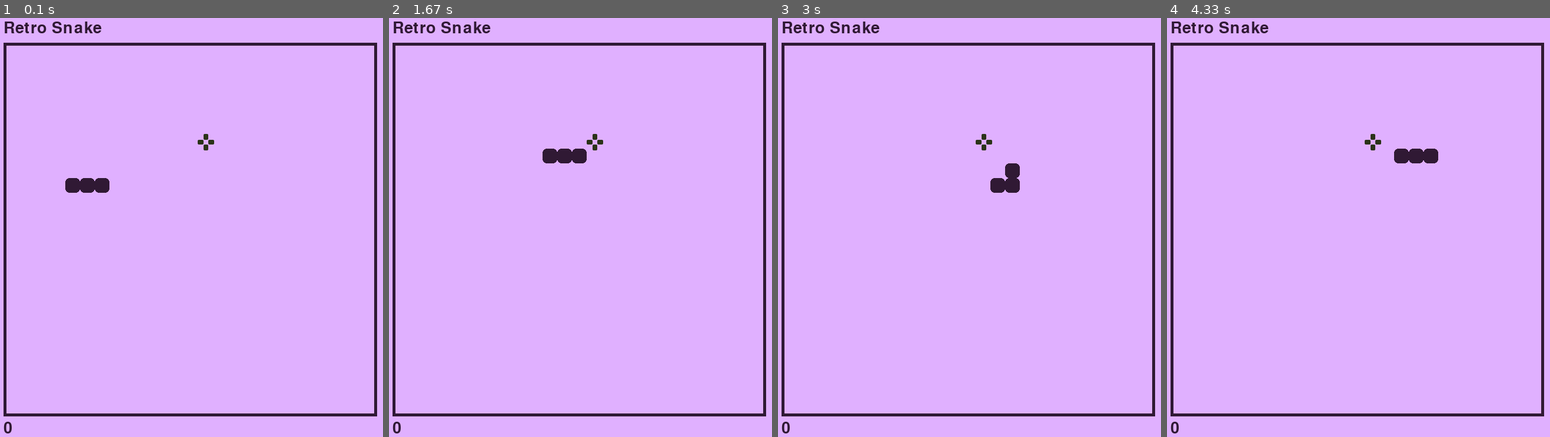
Above: before the commit, frames 1-4 (left to right).
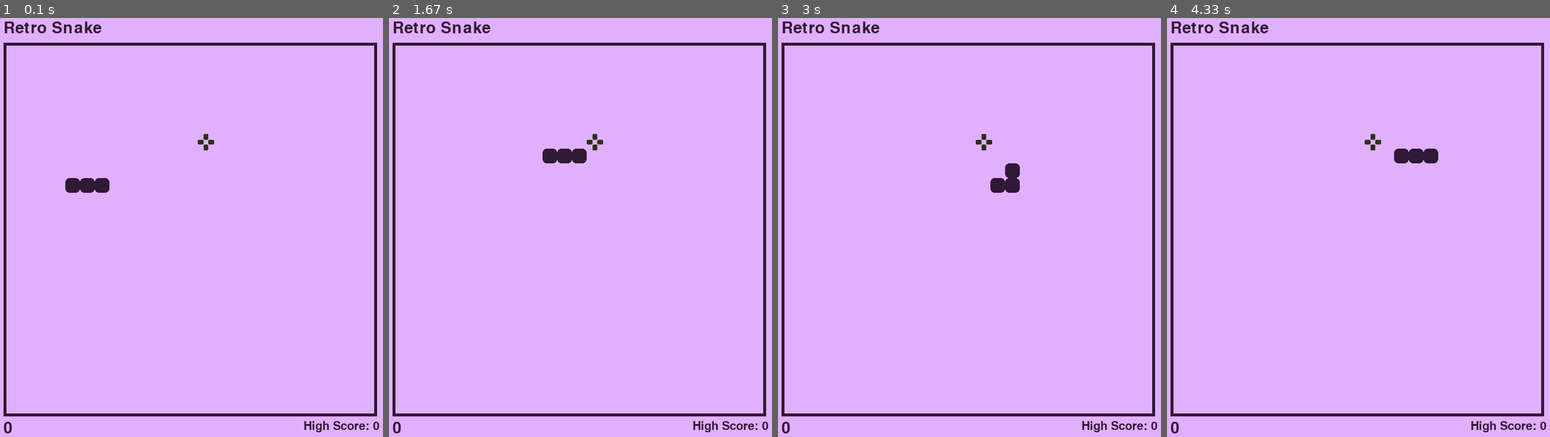
Above: after the commit, the same moments.

Repository: hchadha28/SnakePygame
Game: pygame game, started from game1.py
The game is run twice, just before and just after one commit, with the same random seed, the same clock (stepped at 60 frames per second) and the same inputs.
Inputs:
- Up to frame 1 (0.1 s): no input
- Up to frame 2 (1.67 s): hold Up 0.83-1.3 s; hold Right from 1.33 s (still down)
- Up to frame 3 (3 s): release Right at 1.8 s; hold Down 2.4-2.7 s; hold Left from 2.73 s (still down)
- Up to frame 4 (4.33 s): release Left at 3.13 s; hold Up 3.17-3.53 s; hold Right 3.57-4.2 s; hold Down from 4.23 s (still down)

The runs differ from the first frame. In frame 1, 0.2% of the frame differs, in the area x 79-100%, y 96-99%; in frame 2, 0.2%; in frame 3, 0.2%; in frame 4, 0.2%.

Commit message:
Additions: Speed, High Score

Diff:
--- a/game1.py
+++ b/game1.py
@@ -24,6 +24,7 @@
 #                3. blit the score surface (copy image surface on the screen surface)
 title_font = pygame.font.Font(None, 40)
 score_font = pygame.font.Font(None, 27)
+high_score_font = pygame.font.Font(None, 30)
 DARK_PURPLE = (48, 25, 52)
 MAUVE = (224, 176, 255)
 
@@ -113,6 +114,7 @@
 class Game:
     def __init__(self):
         self.score = 0
+        self.high_score = 0
         self.snake = Snake()
         self.food = Food(self.snake.body)
         self.state = "RUNNING"
@@ -131,10 +133,14 @@
 
     def check_collision_with_food(self):
         if self.snake.body[0] == self.food.position:
-            self.food.position = self.food.generate_food_near_head(self.snake.body)
+            self.food.position = self.food.generate_random_pos(self.snake.body)
             self.score += 1
             self.snake.add_segment = True
             self.snake.eat_sound.play()
+
+            # increase speed based on score
+            new_delay = max(50, 200 - (self.score // 5) * 20)
+            pygame.time.set_timer(SNAKE_UPDATE, new_delay)
 
     def check_collision_with_walls(self):
         if self.snake.body[0].x == -1 or self.snake.body[0].x == number_of_cells or self.snake.body[0].y == -1 or self.snake.body[0].y == number_of_cells:
@@ -146,11 +152,13 @@
             self.game_over()
 
     def game_over(self):
+        self.snake.wall_collision_sound.play()
+        self.high_score = max(self.high_score, self.score)
         self.score = 0
         self.snake.reset()
         self.food.position = self.food.generate_random_pos(self.snake.body)
         self.state = "STOPPED"
-        self.snake.wall_collision_sound.play()
+        pygame.time.set_timer(SNAKE_UPDATE, 200)  # Reset speed
 
 #make screen is as an object
 screen = pygame.display.set_mode((2*OFFSET + number_of_cells * cell_size, 2*OFFSET + number_of_cells * cell_size))
@@ -201,10 +209,19 @@
     game.draw()
     title_surface = title_font.render("Retro Snake", True, DARK_PURPLE)
     score_surface = title_font.render(str(game.score), True, DARK_PURPLE)
-
+    high_score_surface = high_score_font.render("High Score: " + str(game.high_score), True, DARK_PURPLE)
 
     screen.blit(title_surface, (OFFSET - 5, 20))
     screen.blit(score_surface, (OFFSET - 5, cell_size * number_of_cells + 75))
+    screen.blit(high_score_surface, (OFFSET + cell_size * number_of_cells - 120, cell_size * number_of_cells + 75))
+     # 3. update the display
+     # pygame.display.flip() # updates entire screen
+     # OR
+     # only update a portion of the screen
+     # pygame.display.update(rectangle)
+     # pygame.display.update([rectangle1, rectangle2])
 
     pygame.display.update()
+
+
     clock.tick(60)
